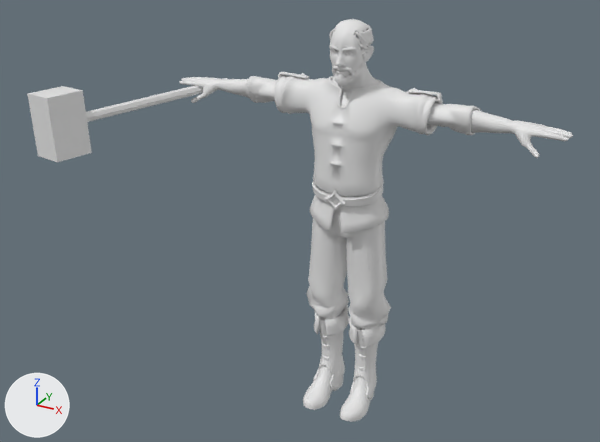
A saved change to the glTF model unity/Tools~/models/heroes_hd/SB_Hero_ronan_HD.glb.
Before and after are seen from a 50 mm camera at (1.44, -3.04, 2.41) aimed at (-0.12, -0.2, 0.99). Arrows for +X, +Y and +Z are at lower left; the lights stay in place. The first picture is the older version. Vertices at exactly the same position are counted once.

Names of what the first picture shows: 'SB_Hero_ronan'.
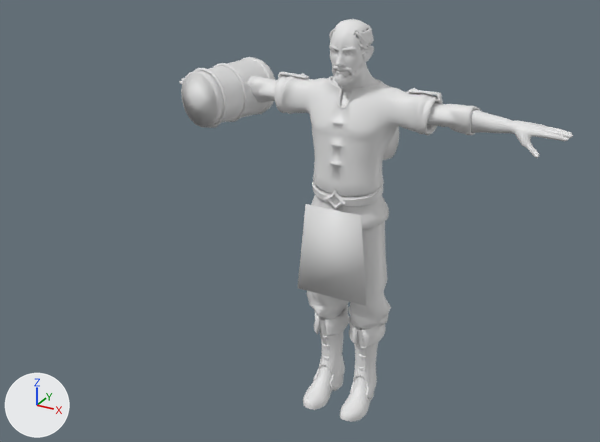
Where the change shows, as pixel boxes [x1, y1, x2, y2] in the pictures (600 x 442 px; the box of a moved part takes in the faces that stretch with it):
'SB_Hero_ronan', reshaped (28% narrower): before [27, 19, 573, 422]; after [179, 19, 573, 422]
part 1 of me_face, deleted: before [27, 86, 92, 162]
part 2 of me_face, moved or reshaped: before [86, 32, 438, 371]; after [181, 33, 438, 384]

The change, as a list of edits to the scene's bpy script:
```text
Change me_face:
    used by ob_sb_hero_ronan; location = (0.0, 0.0, 0.0)
    remove me_face.from_pydata(...)  # 11006 vertices, 20176 faces; spans x -1.08..0.9, y -0.76..0.21, z -0.01..1.81
    add me_face.from_pydata(...)  # 11384 vertices, 20698 faces; spans x -0.9..0.9, y -0.17..0.32, z -0.01..1.81
    me_face part 1: the loose piece of 8 vertices spanning x -1.08..-0.87, y -0.76..-0.57, z 1.28..1.55 is deleted
    me_face part 2: 123 vertices moved within x -0.87..0.32, y -0.11..0.11, z 0.19..1.78; 310 vertices removed from x -1.0..0.32, y -0.67..0.21, z 0.19..1.78; 708 vertices added at x -0.85..0.35, y -0.17..0.32, z 0.03..1.78
    other edits to the shape of me_face do not show in these pictures
```
